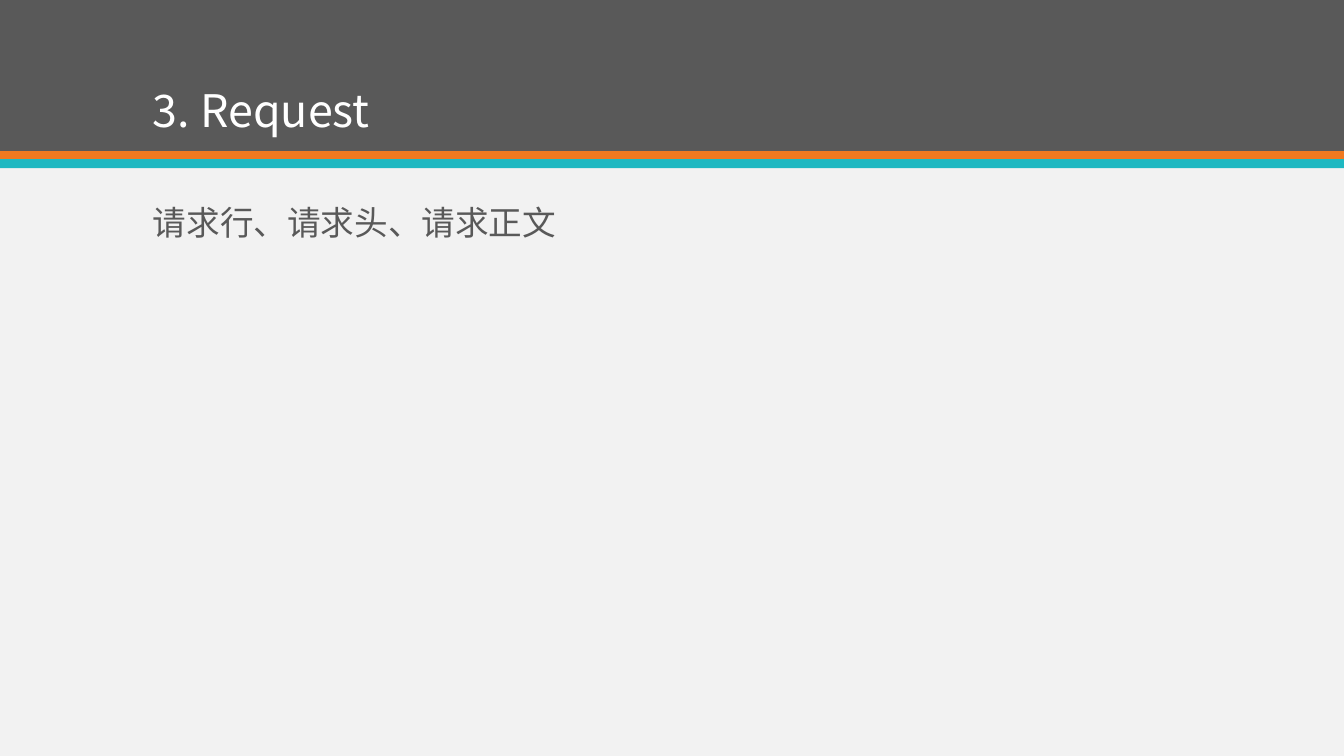
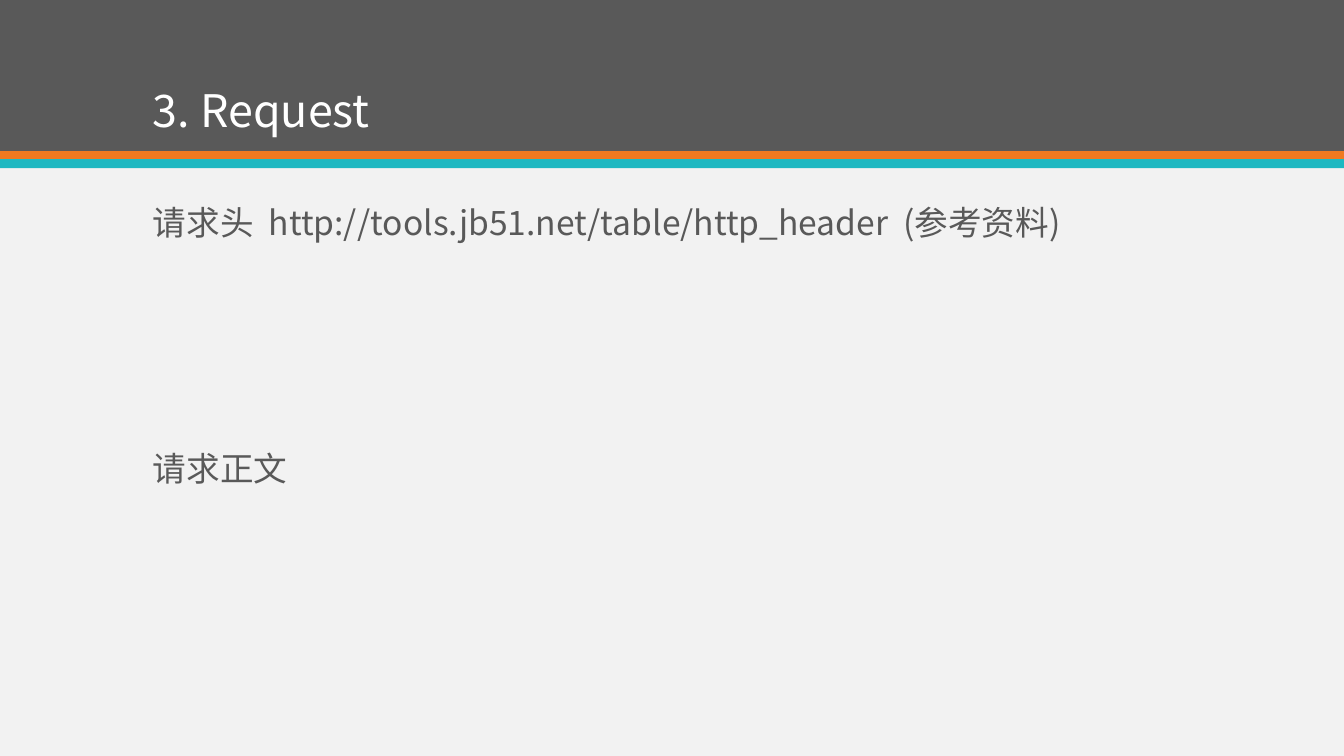
Before and after one commit to eventao/courseware, a slide deck: slide 8 of ppt/http.pptx. Drawn at 1344x756 pixels with LibreOffice and Linux fonts; fonts in the diff are those of the drawing. Boxes give left, top, right and bottom in pixels: in the first picture for what was removed or moved away, otherwise in the second. Text is boxed around its words. In the diff, an @@ line names an element or a change of style, - is before the commit and + after.

Commit message:
http

```diff
--- a/ppt/http.pptx
+++ b/ppt/http.pptx
@@ text at bbox=[153, 207, 1060, 484]: text changed @@
-请求行、请求头、请求正文
+请求头 http://tools.jb51.net/table/http_header (参考资料)
+请求正文
```
Also in this commit, not shown: 4 other slides changed, 4 slides removed, 1 other file.
